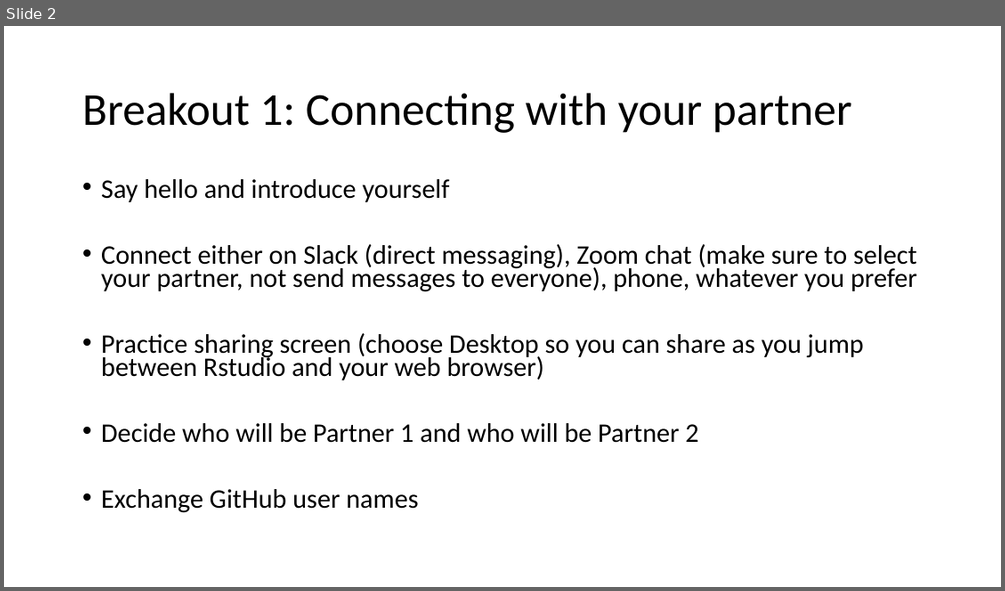
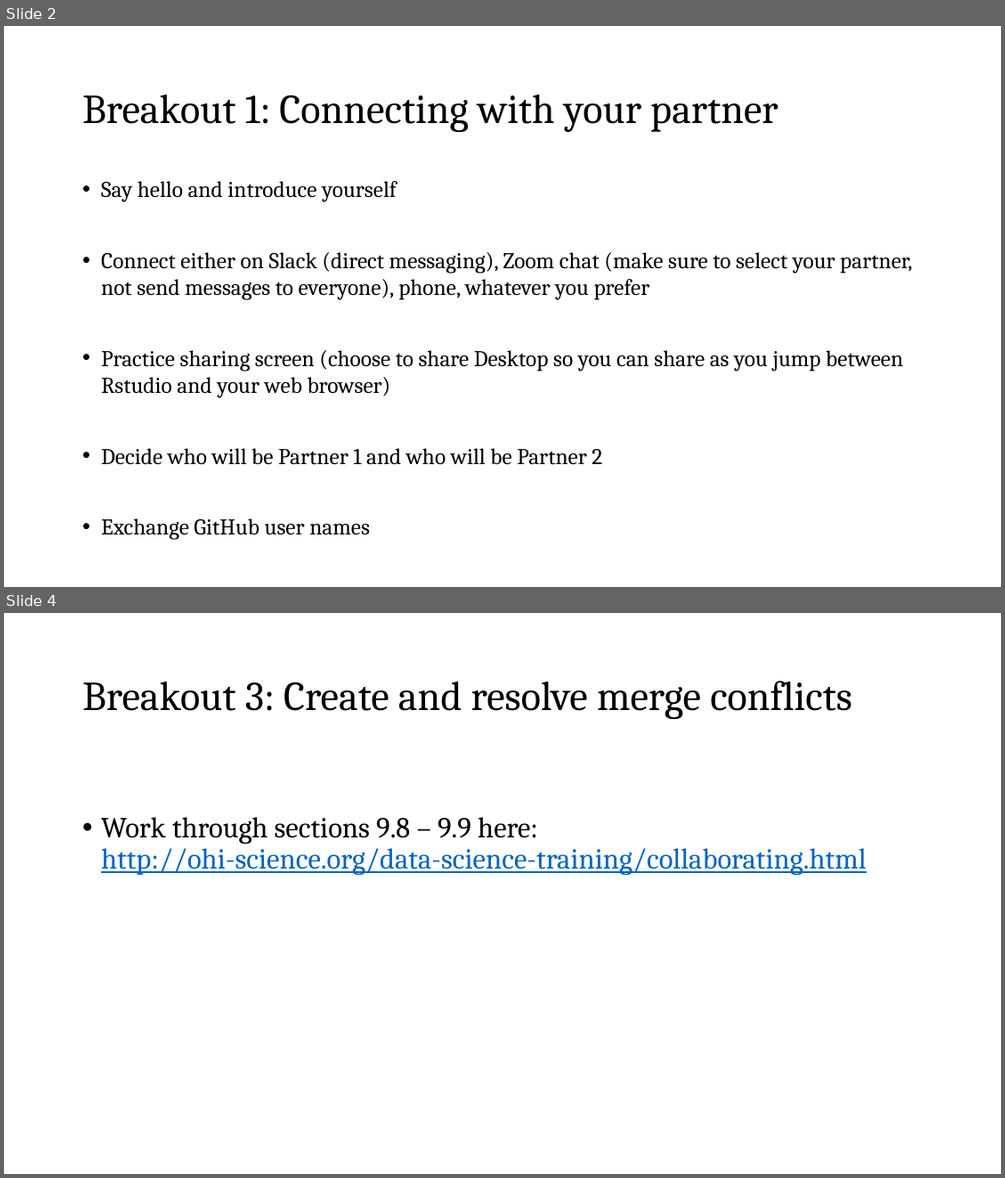
Before and after one commit to nt246/NTRES6940-data-science, a slide deck: slides/Slides_class10.pptx. Shown one above the other, each under a label of ours: slide 2 before the commit, slides 2 and 4 after it; the slides between them are not shown. The pictures are 1005x591 and 1005x1178 pixels, drawn with LibreOffice and Linux fonts; fonts in the diff are those of the drawing. Boxes give left, top, right and bottom in pixels: in the first picture for what was removed or moved away, otherwise in the second. Text is boxed around its words. In the diff, an @@ line names an element or a change of style, - is before the commit and + after.

```diff
--- a/slides/Slides_class10.pptx
+++ b/slides/Slides_class10.pptx
@@ slide 4 added at <box>4,613,1001,1174</box>, background #FFFFFF @@
@@ title added at <box>82,681,852,719</box>, 29.7 pt, text #000000 @@
+Breakout 3: Create and resolve merge conflicts
@@ text added at <box>101,817,866,875</box>, 21 pt, text #0563C1, underline @@
+• Work through sections 9.8 – 9.9 here:
+  http://ohi-science.org/data-science-training/collaborating.html
@@ slide 2 changed as well @@
@@ title "Breakout 1: Connecting with your ..." at <box>82,95,778,132</box>: size 33 to 29.7 pt, font Calibri to Cambria @@
@@ text at <box>101,181,912,540</box>: size 19.4 to 16.3 pt, font Calibri to Cambria in "Say hello and introduce yourself", "Connect either on Slack (direct messaging), Zoom ...", "Decide who will be Partner 1 and ...", "Exchange GitHub user names"; line spacing 0.7 to 1 @@
@@ text at <box>101,350,903,398</box>: text changed; size 19.4 to 16.3 pt; font Calibri to Cambria @@
-• Practice sharing screen (choose Desktop so you can share as you jump between Rstudio and your web browser)
+• Practice sharing screen (choose to share Desktop so you can share as you jump between Rstudio and your web browser)
```
Also in this commit, not shown: 3 other slides changed, 4 other slides added, 1 other file.
